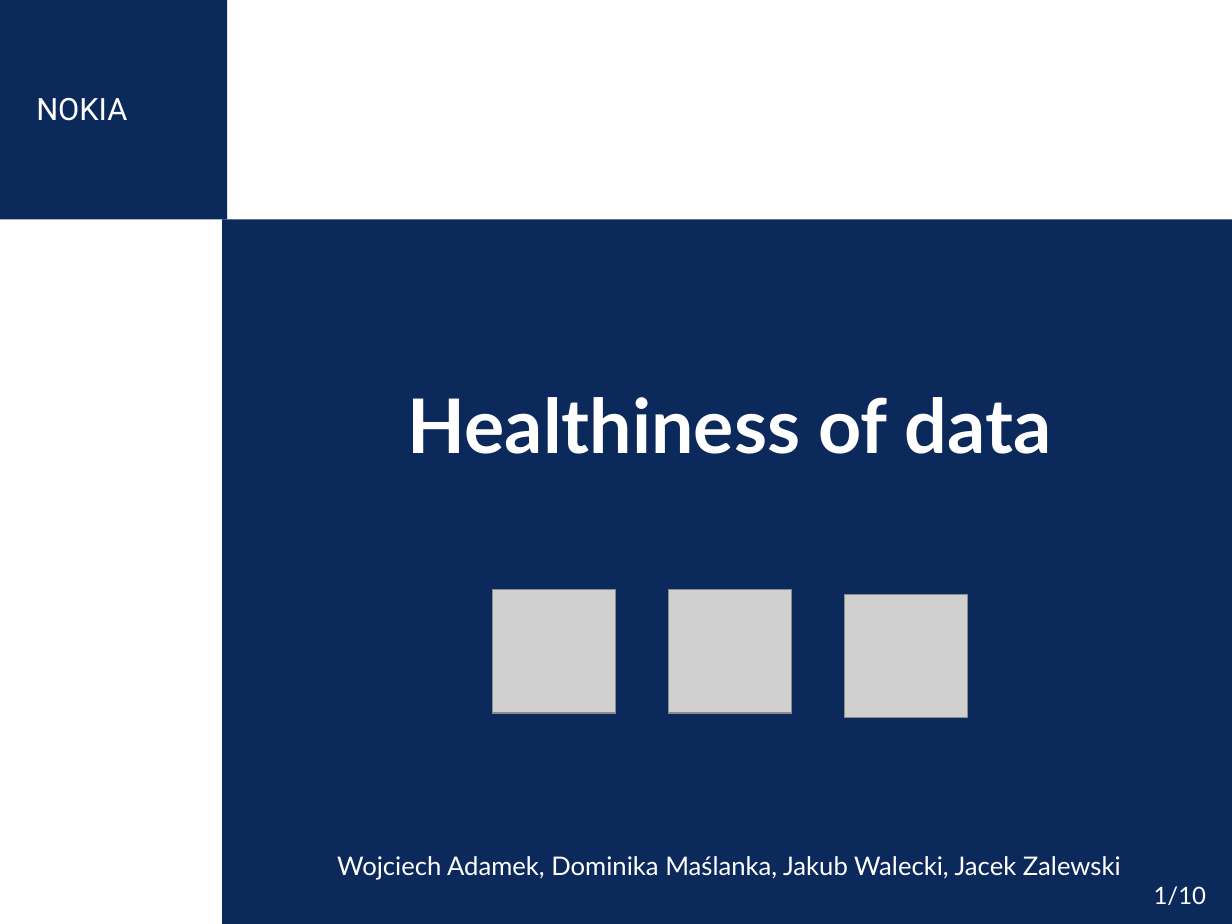
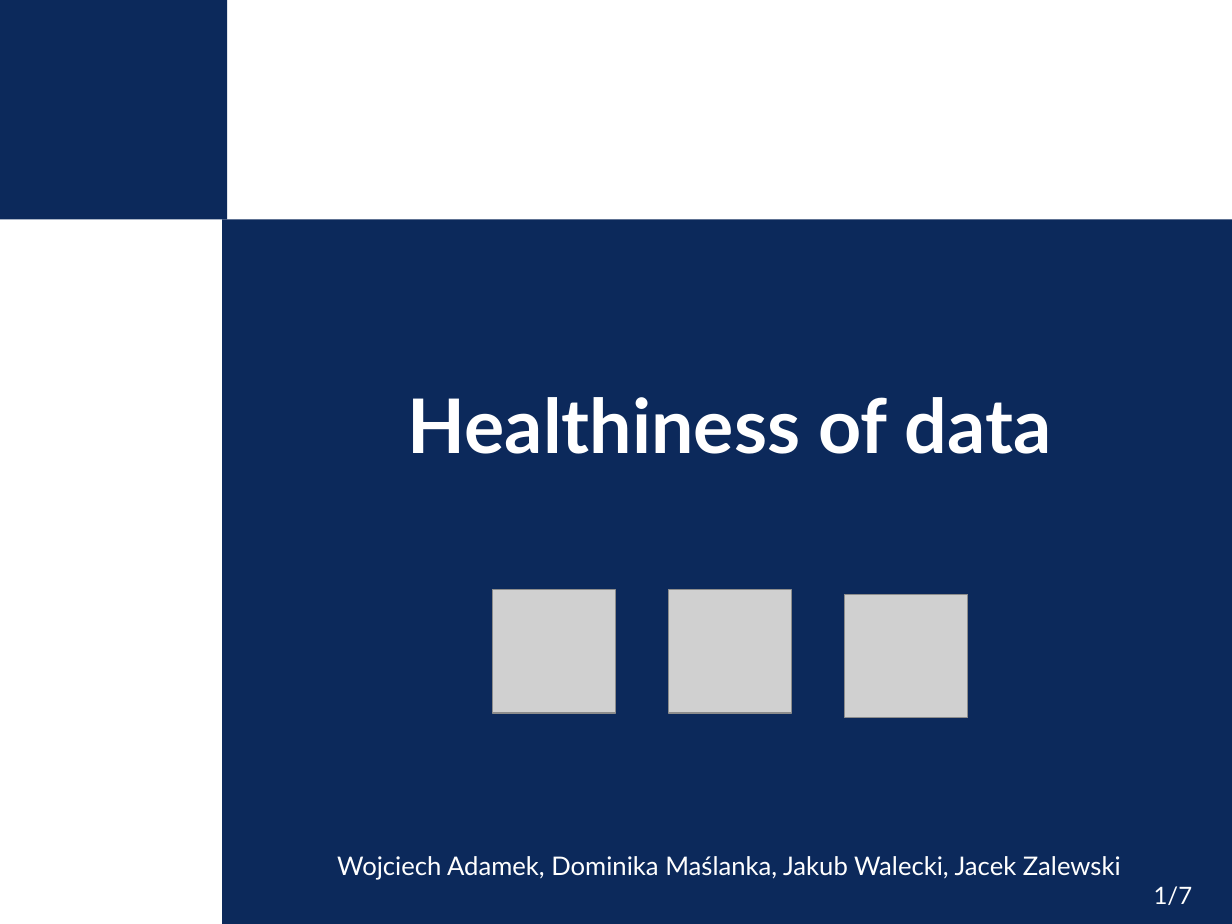
Before and after one commit to nokia-wroclaw/innovativeprojects-healthiness-of-data, a slide deck: slide 1 of KPZ_demo_prezentacja.pptx. Drawn at 1232x924 pixels with LibreOffice and Linux fonts; fonts in the diff are those of the drawing; grey boxes stand for pictures; background and template pictures are left out. Boxes give left, top, right and bottom in pixels: in the first picture for what was removed or moved away, otherwise in the second. Text is boxed around its words. In the diff, an @@ line names an element or a change of style, - is before the commit and + after.

```diff
--- a/KPZ_demo_prezentacja.pptx
+++ b/KPZ_demo_prezentacja.pptx
@@ text removed at (36,97,127,121) @@
-NOKIA
@@ page number at (1154,886,1193,905): text changed @@
-1/10
+1/7
```
Also in this commit, not shown: 2 other slides changed, 1 other file.
